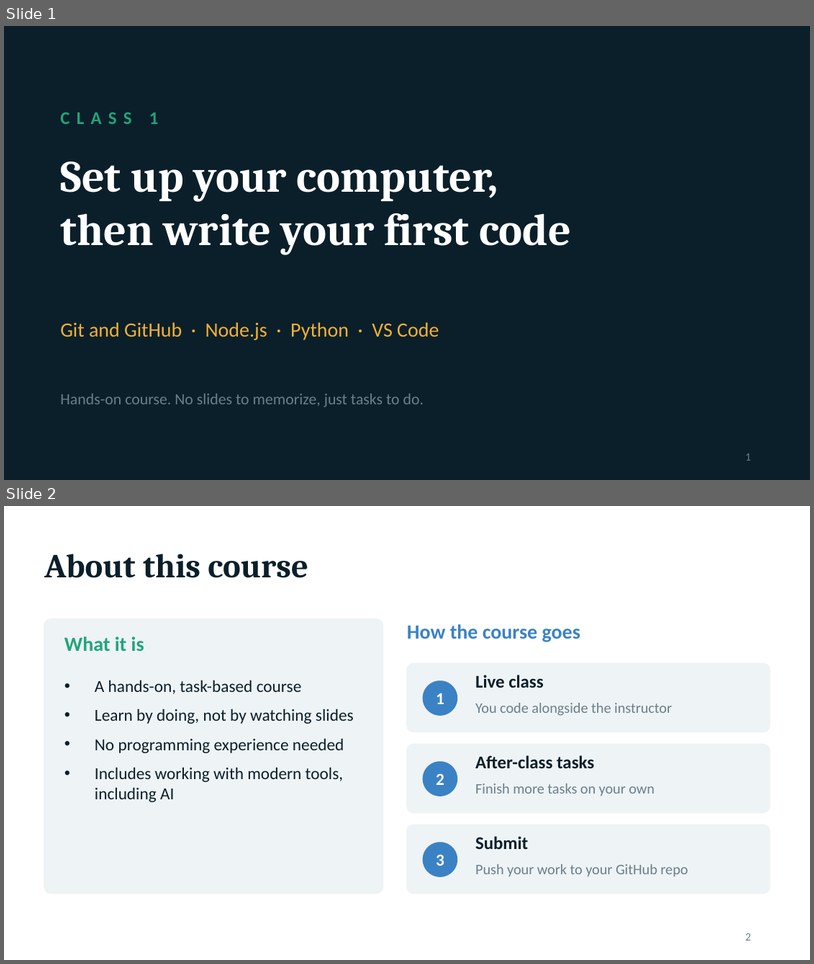
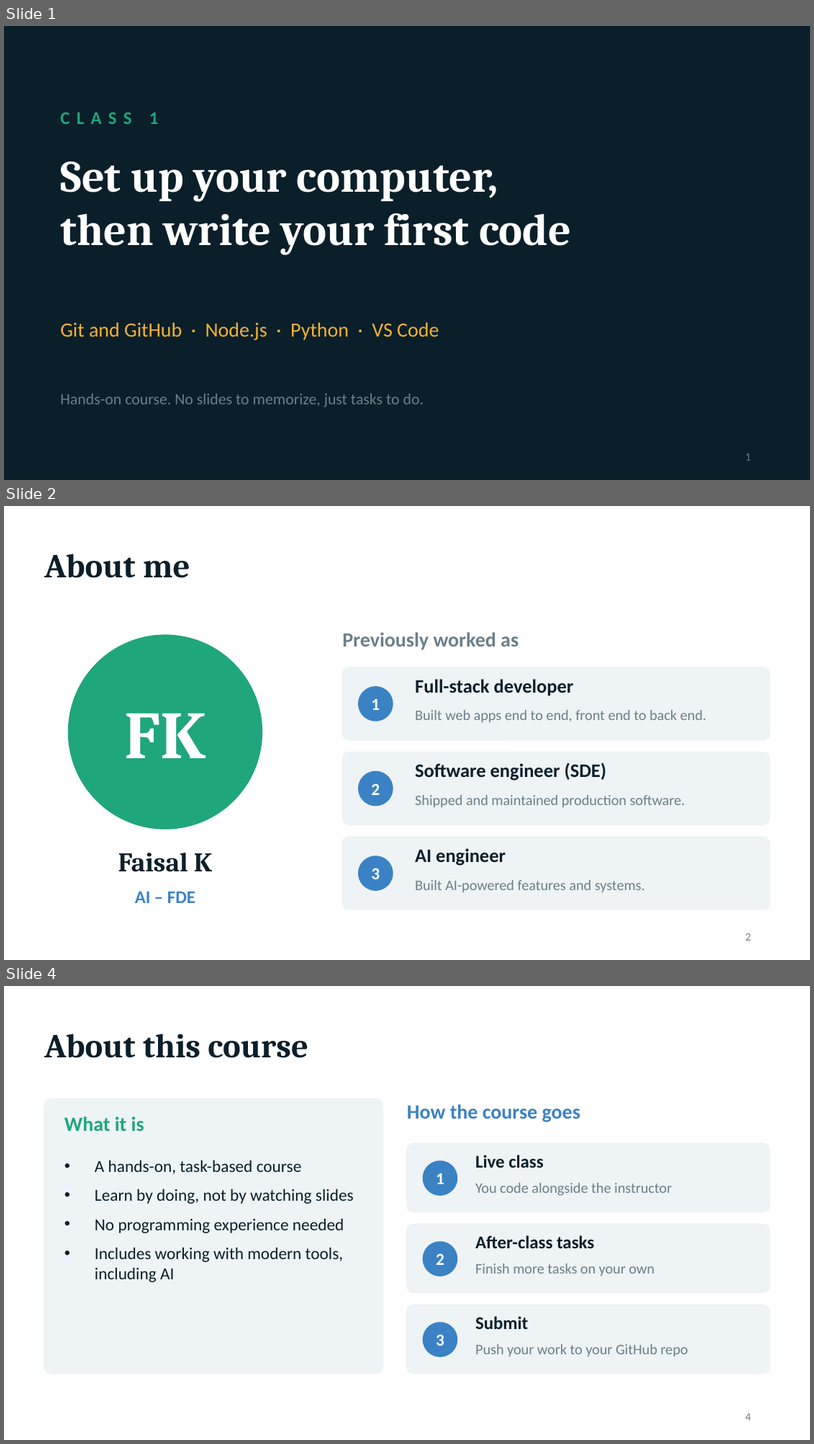
Before and after one commit to ccunnect-tech/BFA, a slide deck: class-1/docs/class-1-setup.pptx. Shown one above the other, each under a label of ours: slides 1 and 2 before the commit, slides 1, 2 and 4 after it; the slides between them are not shown. The pictures are 814x964 and 814x1444 pixels, drawn with LibreOffice and Linux fonts; fonts in the diff are those of the drawing. Boxes give left, top, right and bottom in pixels: in the first picture for what was removed or moved away, otherwise in the second. Text is boxed around its words. In the diff, an @@ line names an element or a change of style, - is before the commit and + after.

```diff
--- a/class-1/docs/class-1-setup.pptx
+++ b/class-1/docs/class-1-setup.pptx
@@ slide 2 added at (4, 506, 810, 960), background #FFFFFF @@
@@ title added at (44, 554, 190, 578), 30 pt, text #0B1F2A, bold @@
+About me
@@ ellipse added at (69, 635, 262, 829), fill #1FA67A, outline #1FA67A 1 pt @@
@@ text added at (342, 632, 519, 650), 18 pt, text #6B7F8A, bold @@
+Previously worked as
@@ rounded rectangle added at (342, 667, 770, 740), fill #EEF3F5, outline #EEF3F5 1 pt @@
@@ ellipse added at (359, 687, 393, 721), fill #3B82C4, outline #3B82C4 1 pt @@
@@ text added at (371, 699, 380, 710), 15 pt, text #FFFFFF, bold @@
+1
@@ text added at (415, 679, 574, 695), 17 pt, text #0B1F2A, bold @@
+Full-stack developer
@@ text added at (124, 713, 206, 758), 60 pt, text #FFFFFF, bold @@
+FK
@@ text added at (415, 710, 707, 722), 13 pt, text #6B7F8A @@
+Built web apps end to end, front end to back end.
@@ rounded rectangle added at (342, 752, 770, 824), fill #EEF3F5, outline #EEF3F5 1 pt @@
@@ text added at (415, 762, 607, 780), 17 pt, text #0B1F2A, bold @@
+Software engineer (SDE)
@@ ellipse added at (359, 771, 393, 806), fill #3B82C4, outline #3B82C4 1 pt @@
@@ text added at (371, 783, 380, 795), 15 pt, text #FFFFFF, bold @@
+2
@@ text added at (415, 795, 686, 807), 13 pt, text #6B7F8A @@
+Shipped and maintained production software.
@@ rounded rectangle added at (342, 836, 770, 909), fill #EEF3F5, outline #EEF3F5 1 pt @@
@@ text added at (415, 848, 506, 865), 17 pt, text #0B1F2A, bold @@
+AI engineer
@@ text added at (118, 852, 212, 872), 24 pt, text #0B1F2A, bold @@
+Faisal K
@@ ellipse added at (359, 856, 393, 890), fill #3B82C4, outline #3B82C4 1 pt @@
@@ text added at (371, 867, 380, 879), 15 pt, text #FFFFFF, bold @@
+3
@@ text added at (135, 891, 196, 903), 16 pt, text #3B82C4, bold @@
+AI – FDE
@@ text added at (415, 880, 646, 892), 13 pt, text #6B7F8A @@
+Built AI-powered features and systems.
@@ page number added at (746, 933, 751, 940), 10 pt, text #6B7F8A @@
+2
@@ what was slide 2 is now slide 4 @@
@@ page number at (746, 1413, 751, 1420): text changed @@
-2
+4
```
Also in this commit, not shown: 1 other slide added, 18 slides removed, 11 other files.
